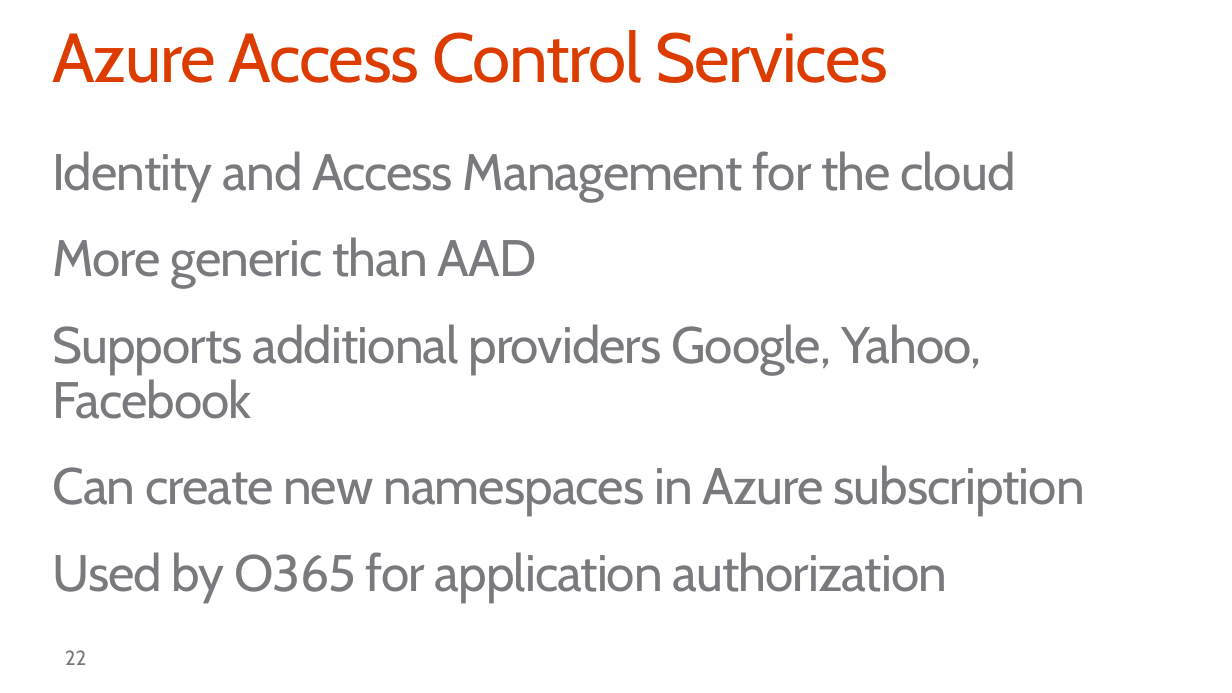
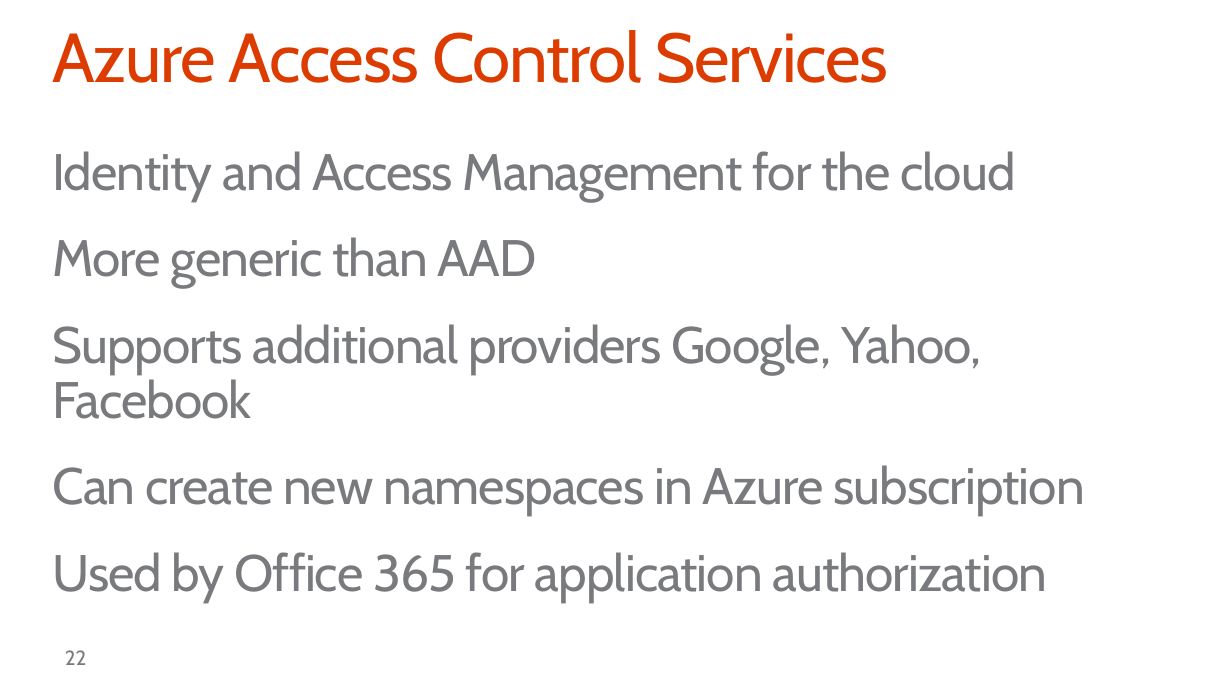
Before and after one commit to stinethebean/DevCampTraining, a slide deck: slide 22 of 02.Setting up the Environments/02.Setting up the Environments.pptx. Drawn at 1232x693 pixels with LibreOffice and Linux fonts; fonts in the diff are those of the drawing; background and template pictures are left out. Boxes give left, top, right and bottom in pixels: in the first picture for what was removed or moved away, otherwise in the second. Text is boxed around its words. In the diff, an @@ line names an element or a change of style, - is before the commit and + after.

```diff
--- a/02.Setting up the Environments/02.Setting up the Environments.pptx
+++ b/02.Setting up the Environments/02.Setting up the Environments.pptx
@@ text at (52, 552, 1047, 602): text changed @@
-Used by O365 for application authorization
+Used by Office 365 for application authorization
```
Also in this commit, not shown: 5 other slides changed, 1 other file.
